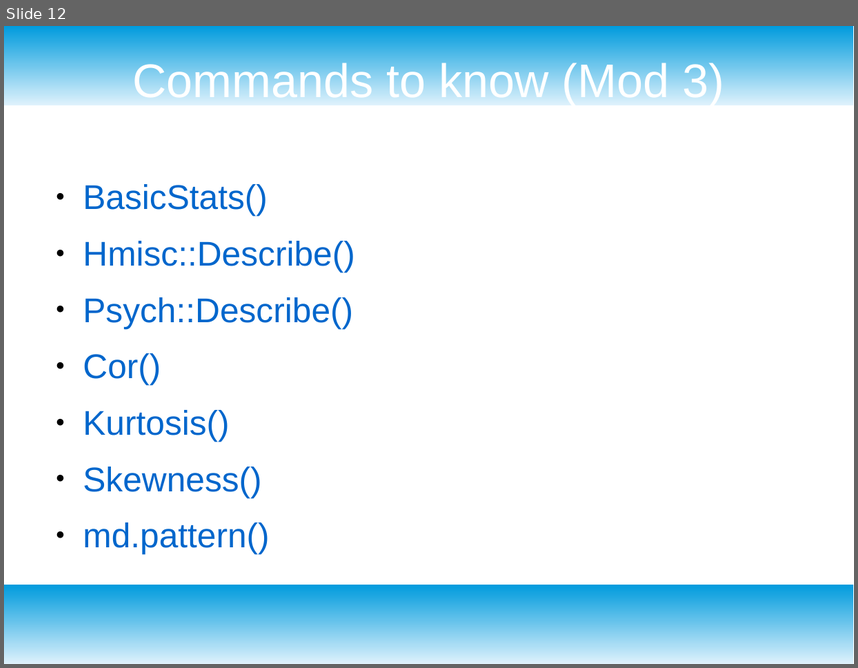
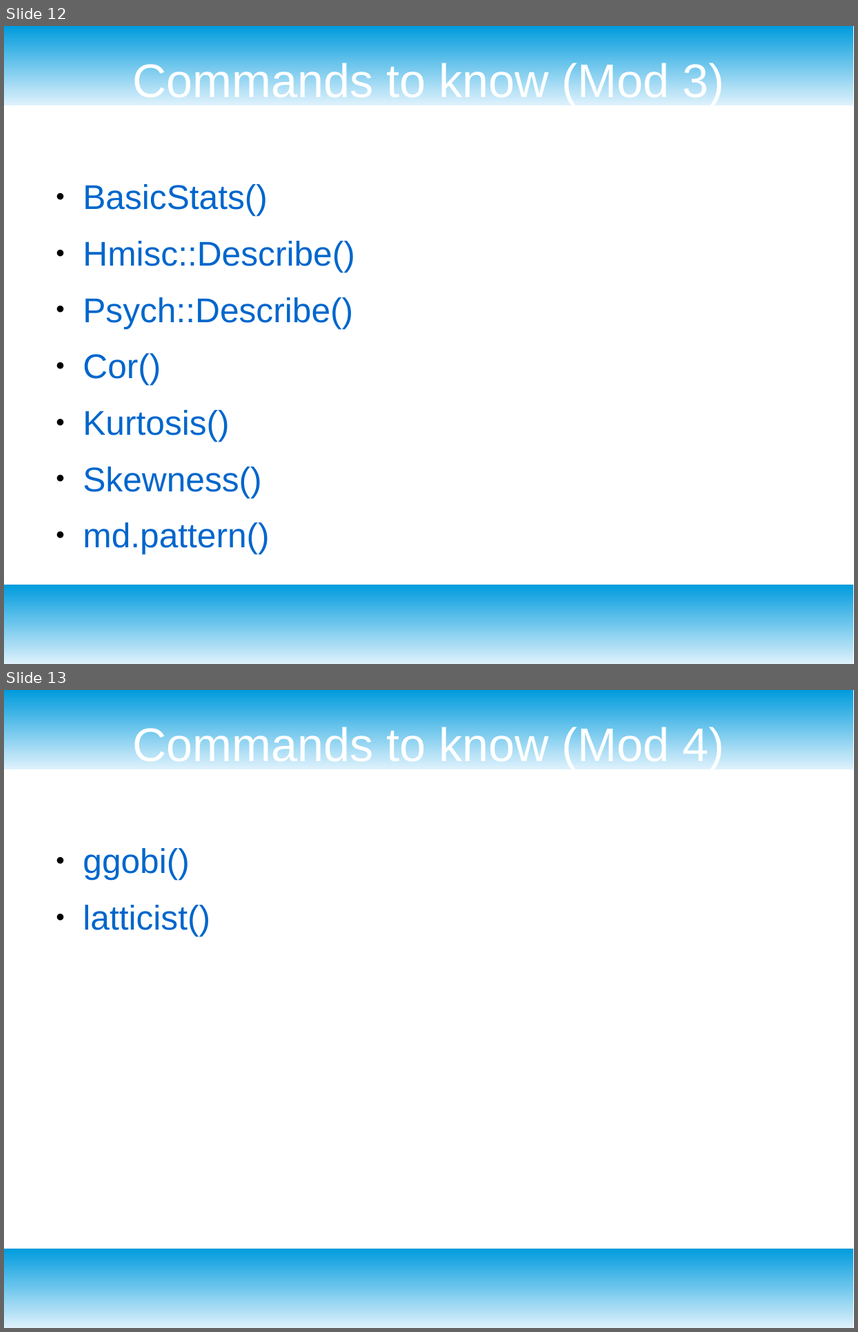
Before and after one commit to msurdek/School, a slide deck: DAT 640 Predictive Analytics/R and Rattle Cheat Sheet.odp. Shown one above the other, each under a label of ours: slide 12 before the commit, slides 12 and 13 after it. The pictures are 858x668 and 858x1332 pixels, drawn with LibreOffice and Linux fonts; fonts in the diff are those of the drawing. Boxes give left, top, right and bottom in pixels: in the first picture for what was removed or moved away, otherwise in the second. Text is boxed around its words. In the diff, an @@ line names an element or a change of style, - is before the commit and + after.

```diff
--- a/DAT 640 Predictive Analytics/R and Rattle Cheat Sheet.odp
+++ b/DAT 640 Predictive Analytics/R and Rattle Cheat Sheet.odp
@@ slide 13 added at [4,690,854,1328], background #FFFFFF; not listed: 2 template elements that a slide beside it also shows @@
@@ title added at [133,723,724,769], 44 pt, text #FFFFFF @@
+Commands to know (Mod 4)
@@ text added at [83,848,210,936], 32 pt, text #0066CC @@
+● ggobi()
+● latticist()
```
Also in this commit, not shown: 7 other files.
